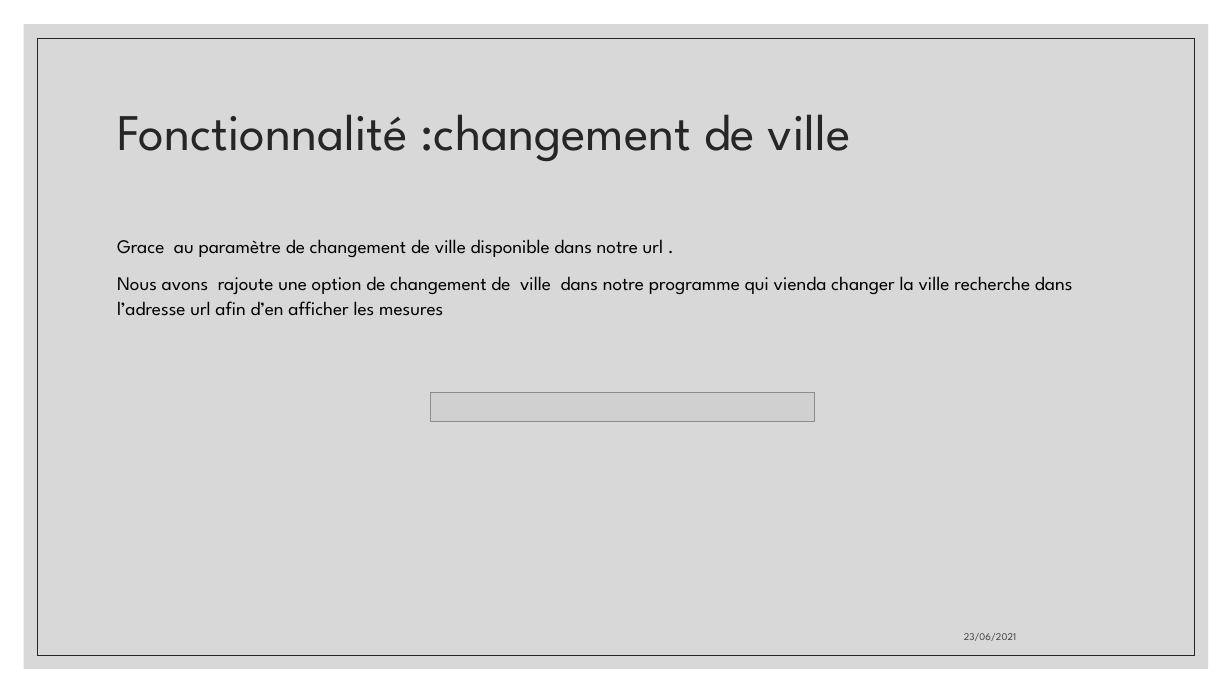
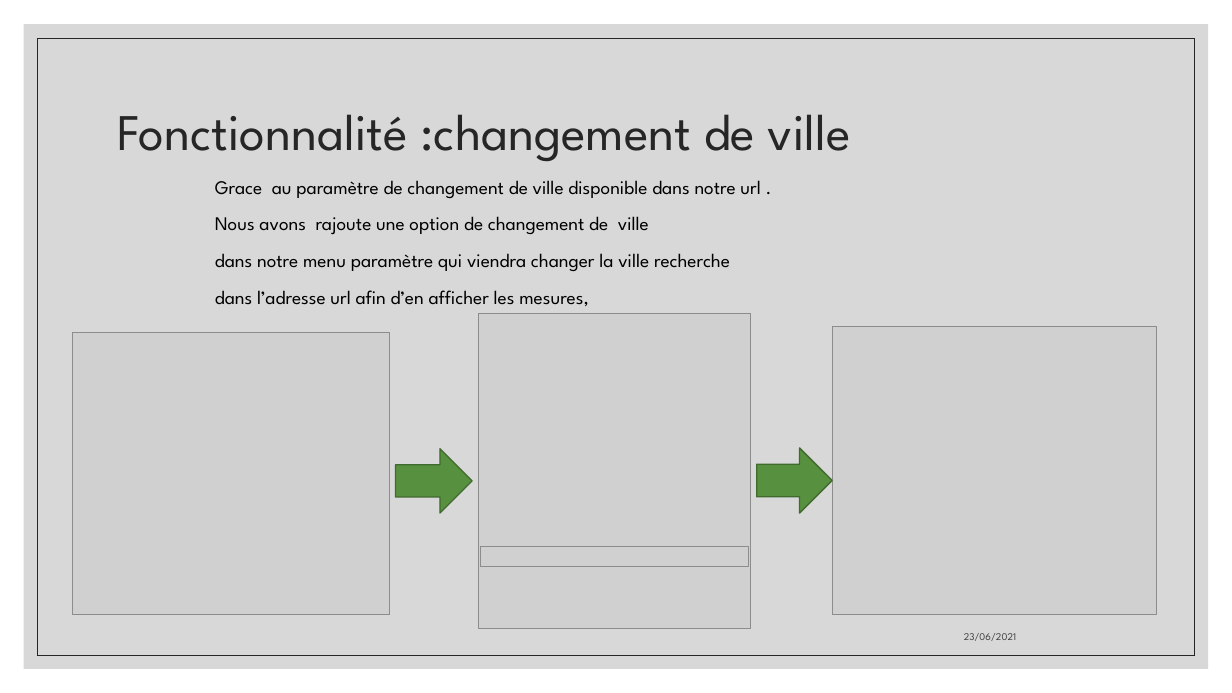
Before and after one commit to aiekick/ProjectStationMeteo, a slide deck: slide 34 of doc/StationMeteo_Soutenance_Mickael.pptx (slide 33 before the commit). Drawn at 1232x693 pixels with LibreOffice and Linux fonts; fonts in the diff are those of the drawing; grey boxes stand for pictures. Boxes give left, top, right and bottom in pixels: in the first picture for what was removed or moved away, otherwise in the second. Text is boxed around its words. In the diff, an @@ line names an element or a change of style, - is before the commit and + after.

```diff
--- a/doc/StationMeteo_Soutenance_Mickael.pptx
+++ b/doc/StationMeteo_Soutenance_Mickael.pptx
@@ text "Grace au paramètre de changement ...": place and size @@
-text "Grace au paramètre de changement ..." at (117,239,1073,316)
+text "Grace au paramètre de changement ..." at (215,180,760,306)
@@ text at (215,216,730,306): text changed @@
-Nous avons rajoute une option de changement de ville dans notre programme qui vienda changer la ville recherche dans l’adresse url afin d’en afficher les mesures
+Nous avons rajoute une option de changement de ville
+dans notre menu paramètre qui viendra changer la ville recherche
+dans l’adresse url afin d’en afficher les mesures,
@@ picture added at (479,313,750,628) @@
@@ picture added at (833,327,1157,615) @@
@@ picture added at (73,333,390,615) @@
@@ right arrow added at (396,449,472,514), fill #57903F, outline #406B2F 1 pt @@
@@ right arrow added at (757,448,833,514), fill #57903F, outline #406B2F 1 pt @@
@@ picture: place and size @@
-picture at (431,393,815,421)
+picture at (481,547,750,567)
```
Also in this commit, not shown: 40 other slides changed, 2 slides added, 3 slides removed, 1 other file.
